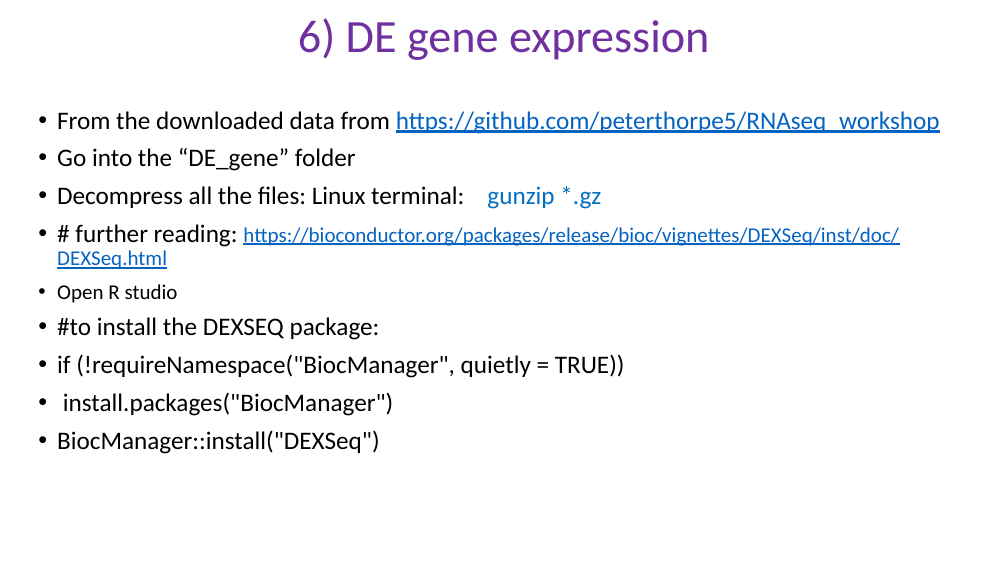
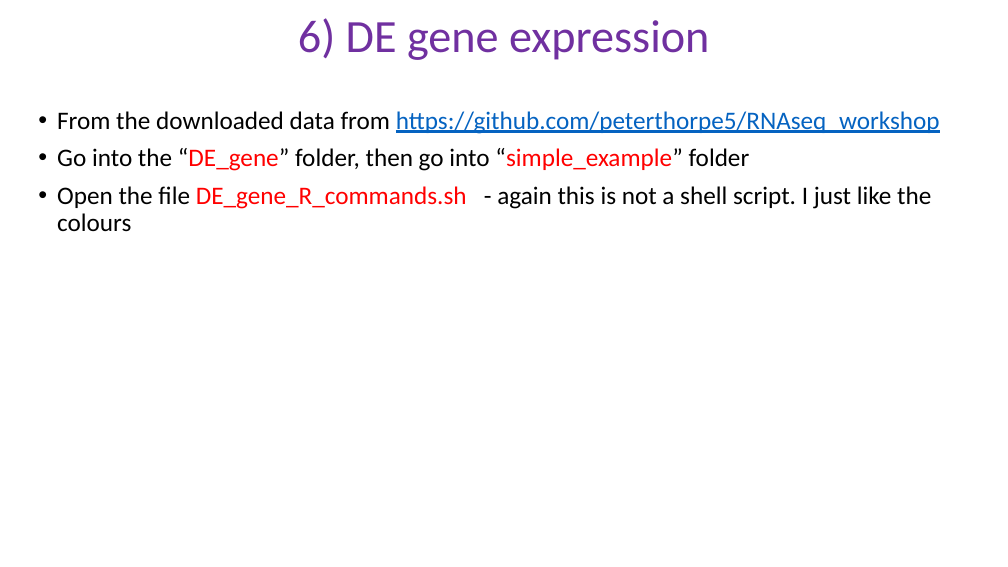
Before and after one commit to schlogl2017/RNAseq_workshop, a slide deck: slide 20 of powerpoint/6_RNAseq_DE.pptx. Drawn at 1008x567 pixels with LibreOffice and Linux fonts; fonts in the diff are those of the drawing. Boxes give left, top, right and bottom in pixels: in the first picture for what was removed or moved away, otherwise in the second. Text is boxed around its words. In the diff, an @@ line names an element or a change of style, - is before the commit and + after.

Commit message:
v1.03

```diff
--- a/powerpoint/6_RNAseq_DE.pptx
+++ b/powerpoint/6_RNAseq_DE.pptx
@@ text at (57,148,931,232): text changed @@
-• Go into the “DE_gene” folder
-• Decompress all the files: Linux terminal: gunzip *.gz
-• # further reading: https://bioconductor.org/packages/release/bioc/vignettes/DEXSeq/inst/doc/DEXSeq.html
-• Open R studio
-• #to install the DEXSEQ package:
-• if (!requireNamespace("BiocManager", quietly = TRUE))
-• install.packages("BiocManager")
-• BiocManager::install("DEXSeq")
+• Go into the “DE_gene” folder, then go into “simple_example” folder
+• Open the file DE_gene_R_commands.sh - again this is not a shell script. I just like the colours
```
Also in this commit, not shown: 2 other slides changed.
